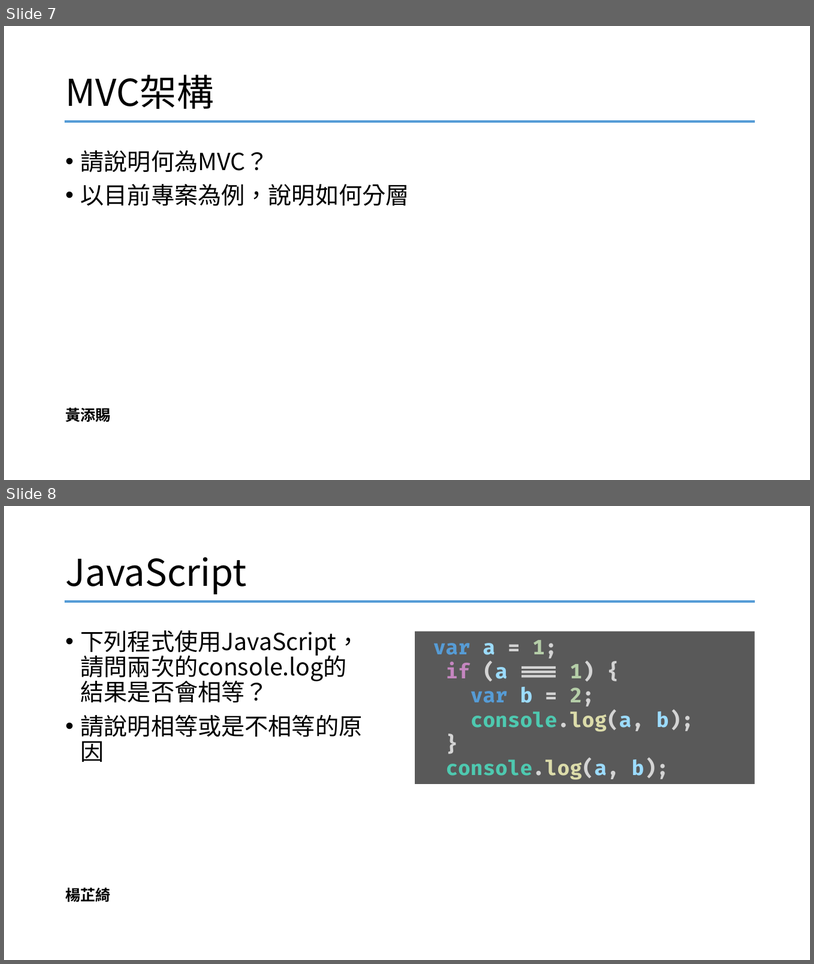
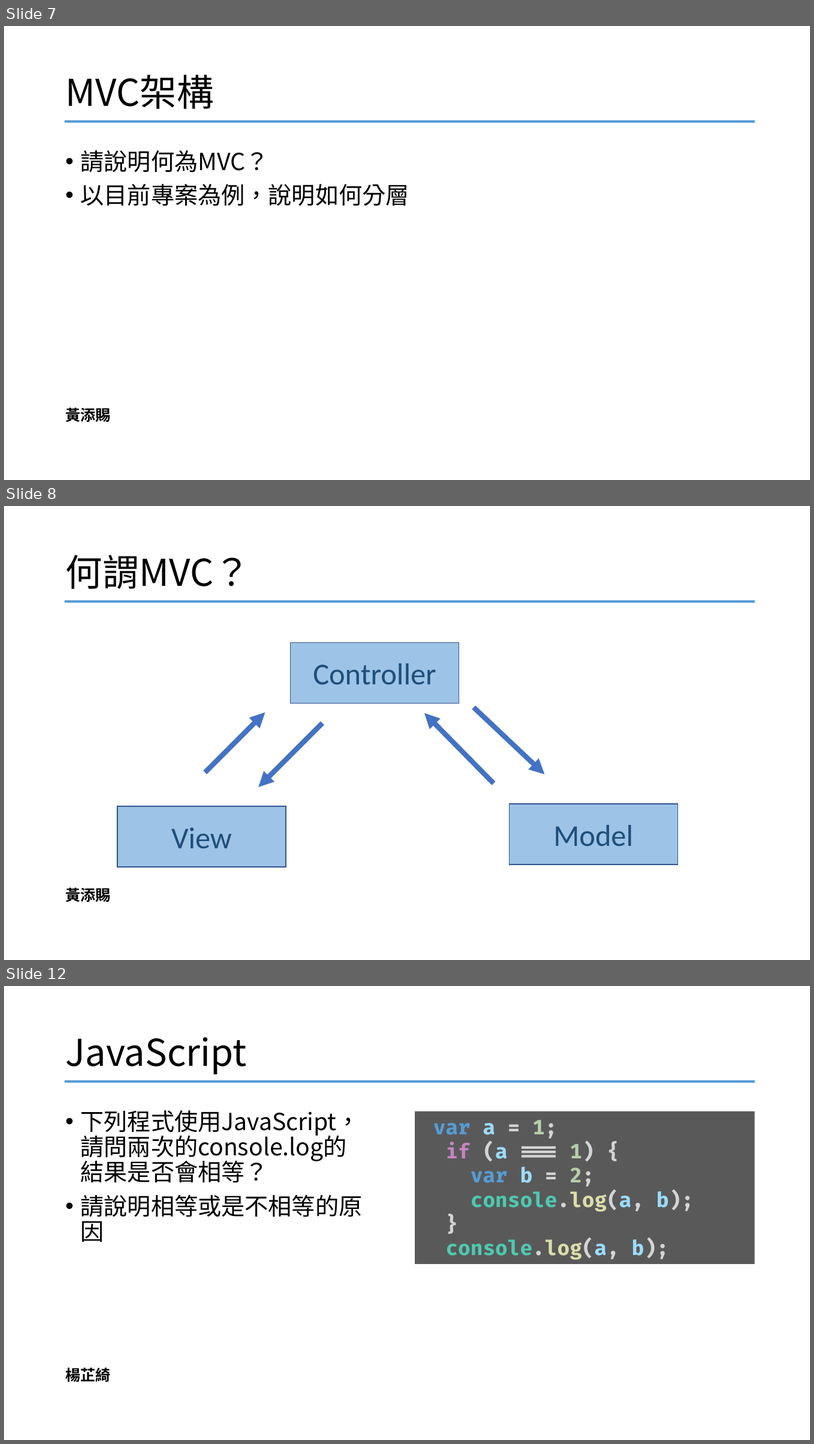
Before and after one commit to YangChihchi/Presentation_Questions, a slide deck: 測驗題.pptx. Shown one above the other, each under a label of ours: slides 7 and 8 before the commit, slides 7, 8 and 12 after it; the slides between them are not shown. The pictures are 814x964 and 814x1444 pixels, drawn with LibreOffice and Linux fonts; fonts in the diff are those of the drawing. Boxes give left, top, right and bottom in pixels: in the first picture for what was removed or moved away, otherwise in the second. Text is boxed around its words. In the diff, an @@ line names an element or a change of style, - is before the commit and + after.

Commit message:
添賜 測驗題(MVC+RESTful API)

```diff
--- a/測驗題.pptx
+++ b/測驗題.pptx
@@ slide 8 added at (4,506,810,960), background #FFFFFF @@
@@ title added at (65,555,251,589), 44 pt, text #000000 @@
+何謂MVC？
@@ line added from (65, 601) to (755, 601), #569CD6 2.25 pt @@
@@ rectangle added at (291,643,459,703), fill #9DC3E6, outline #325491 1 pt, 36 pt, text #1F4E79 @@
+Controller
@@ arrow added from (206, 772) to (266, 712), #4472C4 6 pt @@
@@ arrow added from (494, 783) to (425, 713), #4472C4 6 pt @@
@@ arrow added from (474, 708) to (545, 774), #4472C4 6 pt @@
@@ arrow added from (323, 723) to (258, 787), #4472C4 6 pt @@
@@ rectangle added at (118,806,287,867), fill #9DC3E6, outline #325491 1 pt, 36 pt, text #1F4E79 @@
+View
@@ rectangle added at (510,804,678,864), fill #9DC3E6, outline #325491 1 pt, 36 pt, text #1F4E79 @@
+Model
@@ text added at (65,887,111,901), 18 pt, text #000000, bold @@
+黃添賜
@@ what was slide 8 is now slide 12 @@
```
Also in this commit, not shown: 3 other slides added.
